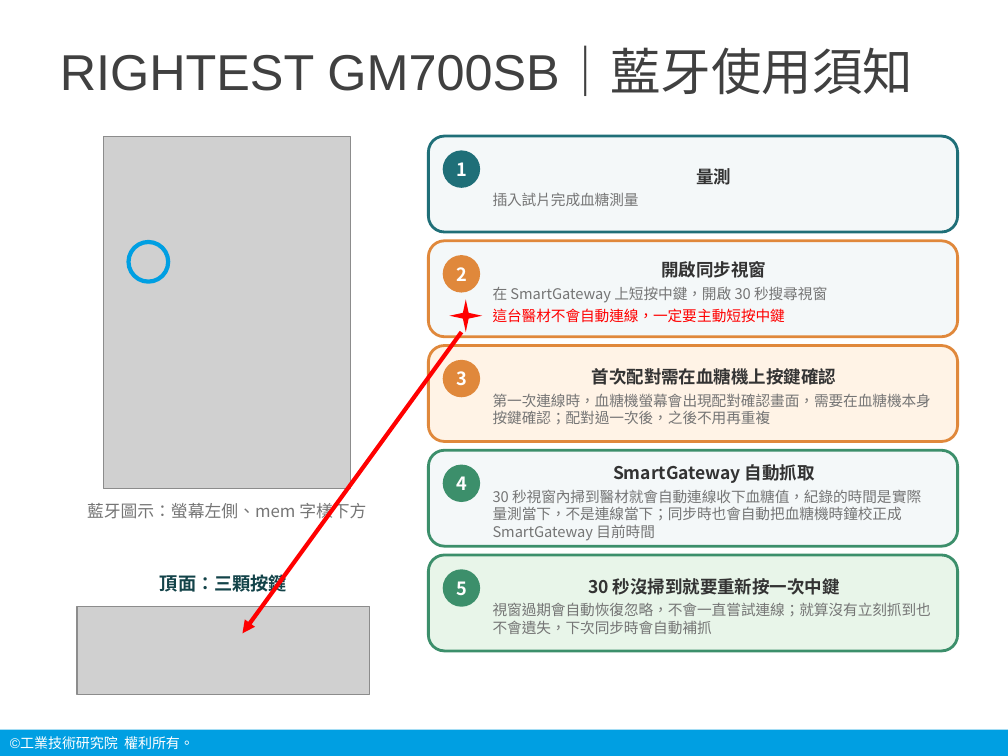
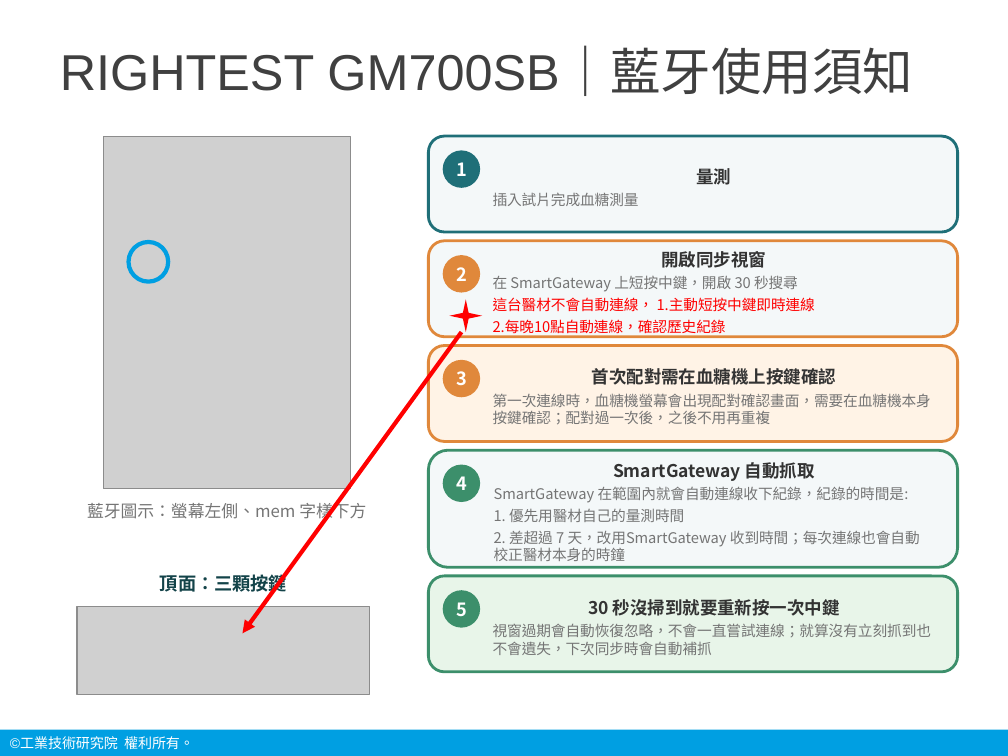
Before and after one commit to chanwunkong/pico-vitals-gateway, a slide deck: slide 20 of 說明/生理訊號中繼裝置_操作說明_20260908.pptx. Drawn at 1008x756 pixels with LibreOffice and Linux fonts; fonts in the diff are those of the drawing; grey boxes stand for pictures; background and template pictures are left out. Boxes give left, top, right and bottom in pixels: in the first picture for what was removed or moved away, otherwise in the second. Text is boxed around its words. In the diff, an @@ line names an element or a change of style, - is before the commit and + after.

```diff
--- a/說明/生理訊號中繼裝置_操作說明_20260908.pptx
+++ b/說明/生理訊號中繼裝置_操作說明_20260908.pptx
@@ text in rounded rectangle at bbox=[493, 276, 815, 336]: text changed; text colour #757575 to #FF0000 @@
-在 SmartGateway 上短按中鍵，開啟 30 秒搜尋視窗
-這台醫材不會自動連線，一定要主動短按中鍵
+在 SmartGateway 上短按中鍵，開啟 30 秒搜尋
+這台醫材不會自動連線， 1.主動短按中鍵即時連線
+2.每晚10點自動連線，確認歷史紀錄
@@ rounded rectangle "SmartGateway 自動抓取": place and size @@
-rounded rectangle "SmartGateway 自動抓取" at bbox=[428, 451, 958, 546]
+rounded rectangle "SmartGateway 自動抓取" at bbox=[428, 451, 958, 568]
@@ text in rounded rectangle at bbox=[494, 487, 920, 561]: text changed @@
-30 秒視窗內掃到醫材就會自動連線收下血糖值，紀錄的時間是實際量測當下，不是連線當下；同步時也會自動把血糖機時鐘校正成 SmartGateway 目前時間
+SmartGateway 在範圍內就會自動連線收下紀錄，紀錄的時間是:
+1. 優先用醫材自己的量測時間
+2. 差超過 7 天，改用SmartGateway 收到時間；每次連線也會自動校正醫材本身的時鐘
@@ rounded rectangle "30 秒沒掃到就要重新按一次中鍵": place and size @@
-rounded rectangle "30 秒沒掃到就要重新按一次中鍵" at bbox=[428, 555, 958, 651]
+rounded rectangle "30 秒沒掃到就要重新按一次中鍵" at bbox=[428, 576, 958, 671]
@@ ellipse "5": place and size @@
-ellipse "5" at bbox=[443, 570, 480, 607]
+ellipse "5" at bbox=[443, 591, 480, 628]
```
Also in this commit, not shown: 4 other slides changed, 3 slides added, 8 other files.
